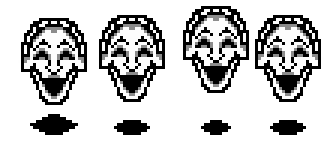
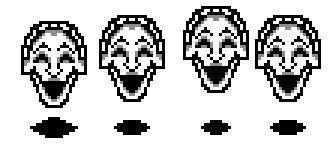
Comparing the layer stacks of the two 330px x 150px images. Changes:
painted on "Group 7" over [21, 18, 87, 138]
